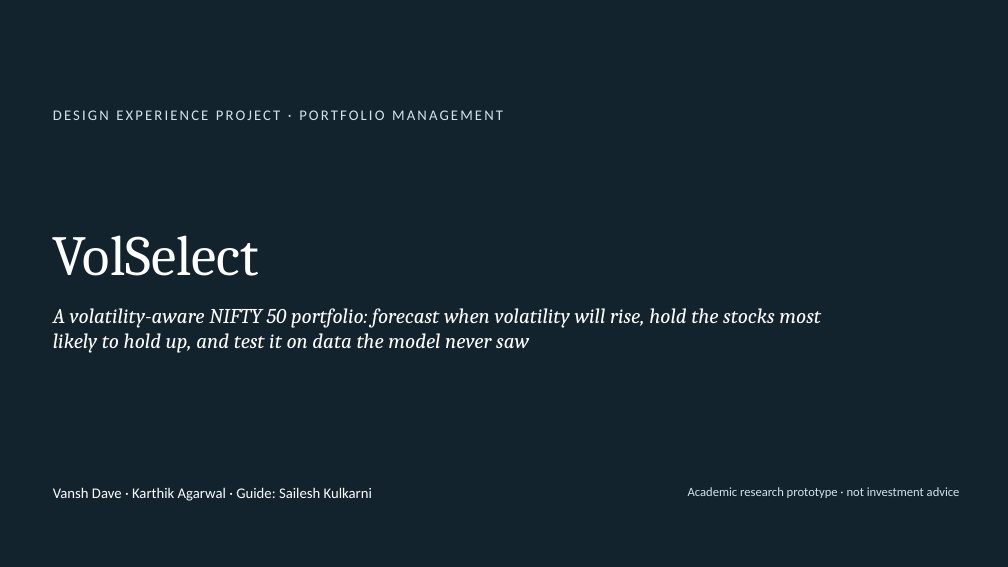
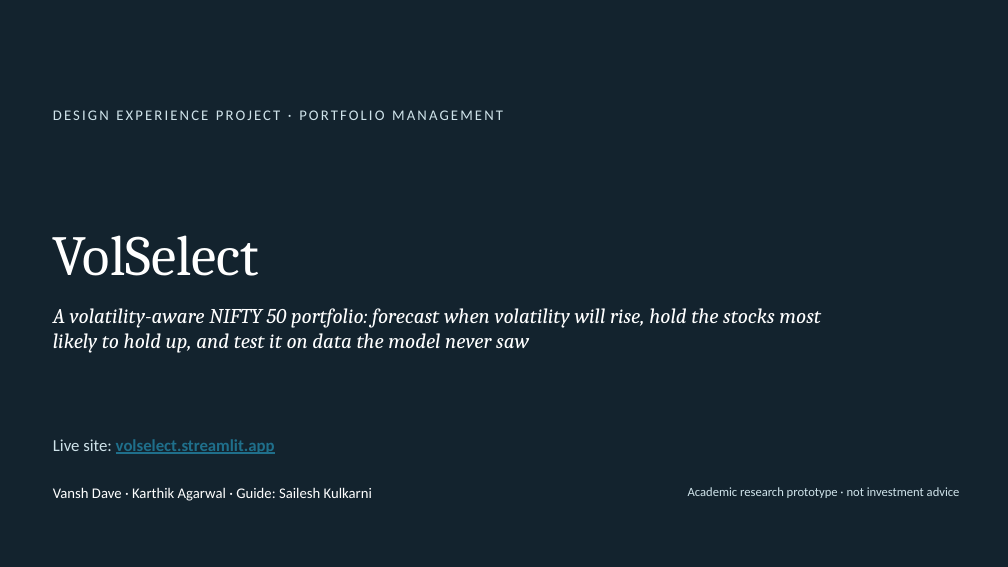
Before and after one commit to Vanshlikestocode/volselect, a slide deck: slide 1 of VolSelect_Presentation.pptx. Drawn at 1008x567 pixels with LibreOffice and Linux fonts; fonts in the diff are those of the drawing. Boxes give left, top, right and bottom in pixels: in the first picture for what was removed or moved away, otherwise in the second. Text is boxed around its words. In the diff, an @@ line names an element or a change of style, - is before the commit and + after.

Commit message:
Add clickable live-site links to the report and slides

```diff
--- a/VolSelect_Presentation.pptx
+++ b/VolSelect_Presentation.pptx
@@ text added at bbox=[53, 439, 275, 454], 16 pt, text #1F6F8B, bold, underline @@
+Live site: volselect.streamlit.app
```
Also in this commit, not shown: 1 other slide changed, 4 other files.
